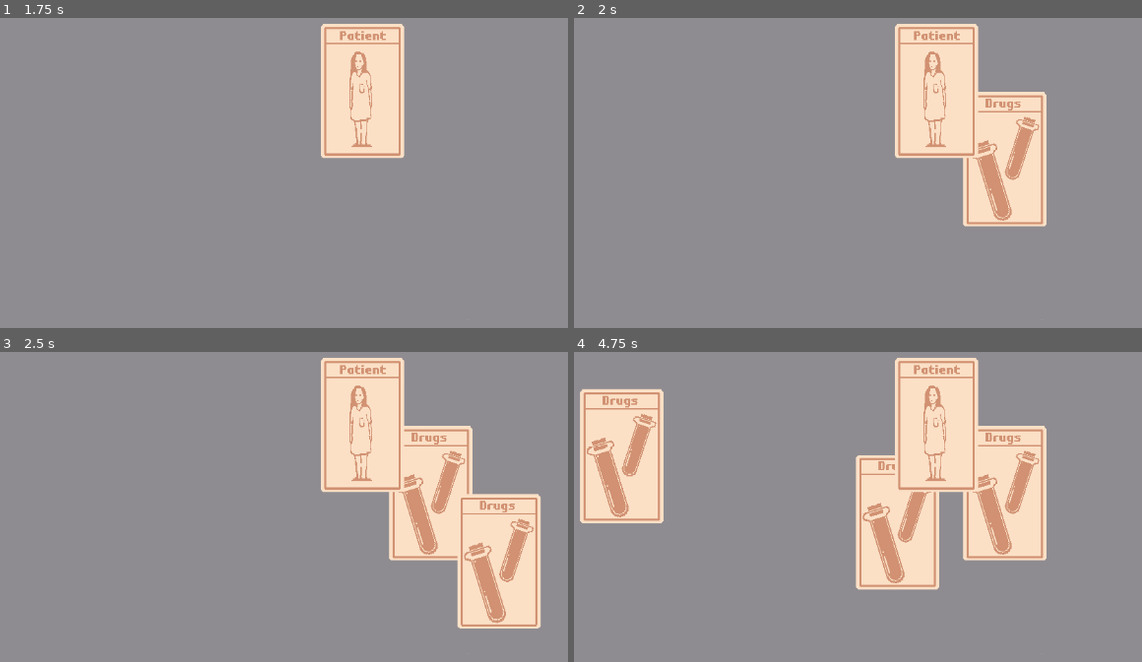
Above: before the commit, frames 1-4 (two rows, left to right).
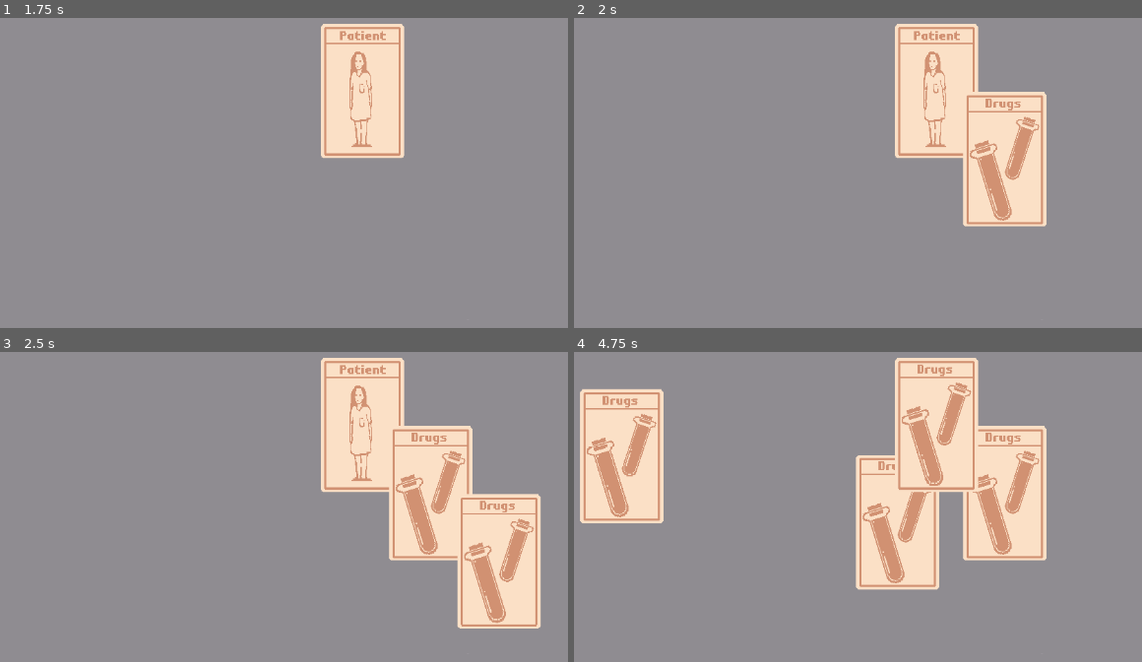
Above: after the commit, the same moments.

Repository: Pegasojuegos/Take-a-Pill
Game: Godot game, scene res://scenes/main.tscn
Same seed, same stepped clock (60 frames per second), same inputs: the game is played once before the commit and once after it.
Inputs (mouse positions are in pixels of both pictures, inside the frame that each line leads up to):
- Up to frame 1 (1.75 s): tap Enter at 0.5 s; drag from (318, 188) to (363, 92) at 0.52 s; tap Space at 1.25 s; drag from (215, 188) to (363, 92) at 1.27 s
- Up to frame 2 (2 s): no input
- Up to frame 3 (2.5 s): move the mouse to (431, 494) at 2.02 s; click (431, 494) at 2.17 s
- Up to frame 4 (4.75 s): tap Enter at 2.75, 4.25 s; drag from (1005, 494) to (619, 457) at 2.77 s; tap Space at 3.5 s; drag from (1073, 562) to (897, 522) at 3.52 s; drag from (1073, 562) to (937, 426) at 4.27 s

Frame 1 is identical in both runs. In frame 2, 0.2% of the frame differs, in the area x 68-72%, y 23-46%; in frame 3, 0.2%; in frame 4, 1.5%, in the area x 57-71%, y 4-44%.

Commit message:
Added days and improved turns

Diff:
--- a/scenes/board.tscn
+++ b/scenes/board.tscn
@@ -11,7 +11,3 @@
 texture = ExtResource("2_kxwac")
 
 [node name="CardsInGame" type="Node2D" parent="."]
-
-[node name="PatientsInGame" type="Node2D" parent="."]
-
-[node name="MedicationsInGame" type="Node2D" parent="."]
--- a/scripts/board.gd
+++ b/scripts/board.gd
@@ -4,13 +4,17 @@
 	{"ingredients": {"Pharmacy": 1, "Patient": 1}, "result": {"Drugs":2}},
 	{"ingredients": {"Drugs": 3, "Patient":1},"result": {"Medication": 2}},
 ]
-@export var turnsPerRound: int = 5
-var turnsLeft: int = turnsPerRound
+@export var turnsPerDay: int = 5
+var turnsLeft: int = turnsPerDay
+var days: int = 1
+var patientsInGame: Array = []
+var medicationsInGame: Array = []
 
 func _ready():
 	var patient = preload("res://scenes/deck/patient.tscn").instantiate()
 	patient.position.x = -100
-	$PatientsInGame.add_child(patient)
+	patientsInGame.append(patient)
+	$CardsInGame.add_child(patient)
 	var pharmacy = preload("res://scenes/deck/pharmacy.tscn").instantiate()
 	pharmacy.position.x = 50
 	$CardsInGame.add_child(pharmacy)
@@ -43,8 +47,8 @@
 				craftable = false
 				break # If one ingredient is missing the craft doesn't match
 
-		# If all ingredients are present call craft and use consumables
-		if craftable:
+		# If all ingredients are present and can play turn call craft and use consumables
+		if craftable and playTurns(1):
 			createCraft(craft["result"],selectedCards[0].position)
 
 			for card in selectedCards:
@@ -52,8 +56,6 @@
 					card.use(1)
 
 func createCraft(cards: Dictionary, newPositon: Vector2):
-	turnsLeft -= 1
-	print(turnsLeft)
 	for card in cards.keys():
 		for i in range(cards[card]):
 			var cardPath = "res://scenes/deck/" + card.to_lower() + ".tscn"
@@ -64,11 +66,27 @@
 				newCard.position.x = newPositon.x + 100
 				newCard.position.y = newPositon.y + 100
 
-				# Difference between some tipes to have count of them
+				# Safe patients and medications in the array
 				match newCard.cardName:
-					"Patient": $PatientsInGame.add_child(newCard)
-					"Medication": $MedicationsInGame.add_child(newCard)
-					_: $CardsInGame.add_child(newCard)
+					"Patient": patientsInGame.append(newCard)
+					"Medication": medicationsInGame.append(newCard)
+
+				$CardsInGame.add_child(newCard)
 
 			else:
 				print("Failed to load scente: " + cardPath)
+
+func playTurns(numberOfTurns) -> bool:
+	var canPlayTurns = true
+	# You can't spend more turns than turns left
+	if (numberOfTurns < turnsLeft):
+		turnsLeft -= numberOfTurns
+		print(turnsLeft," ",days)
+
+		# Next day logic
+		if turnsLeft <= 0:
+			days += 1
+			turnsLeft = turnsPerDay
+
+	else: canPlayTurns = false
+	return canPlayTurns
